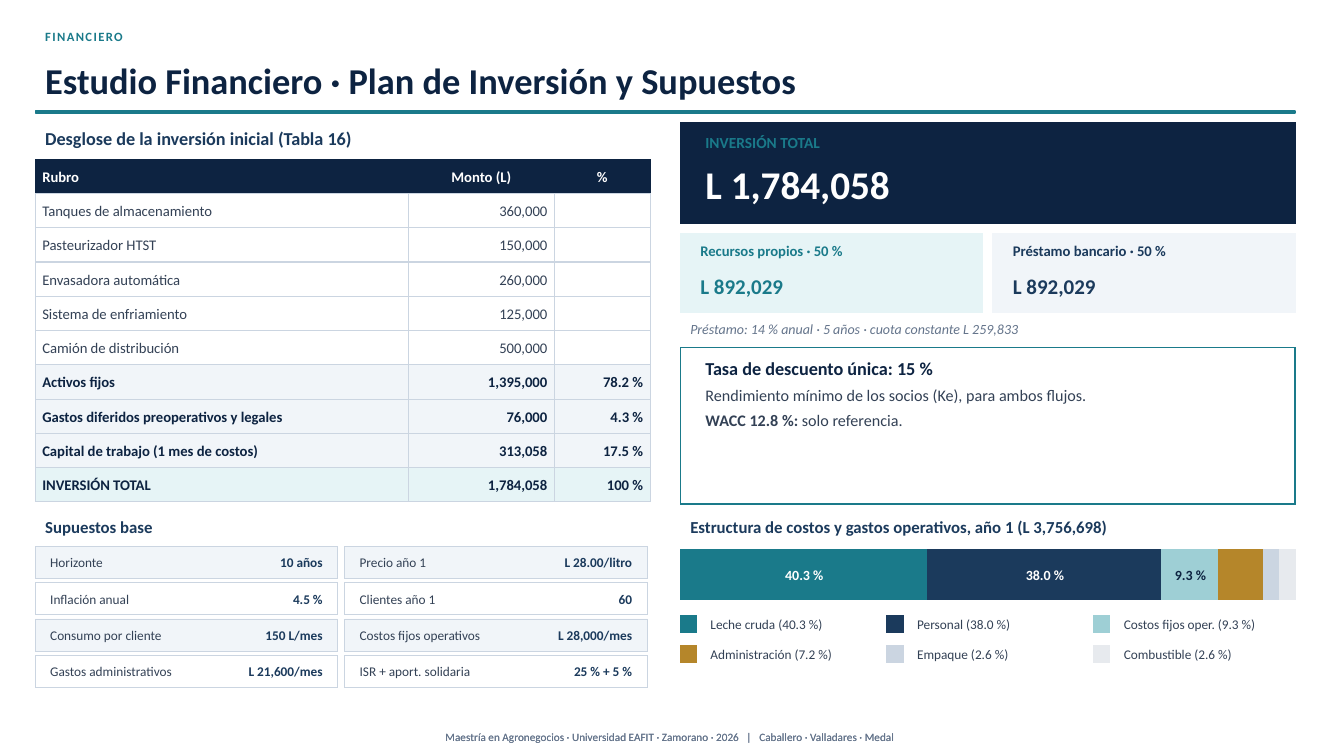
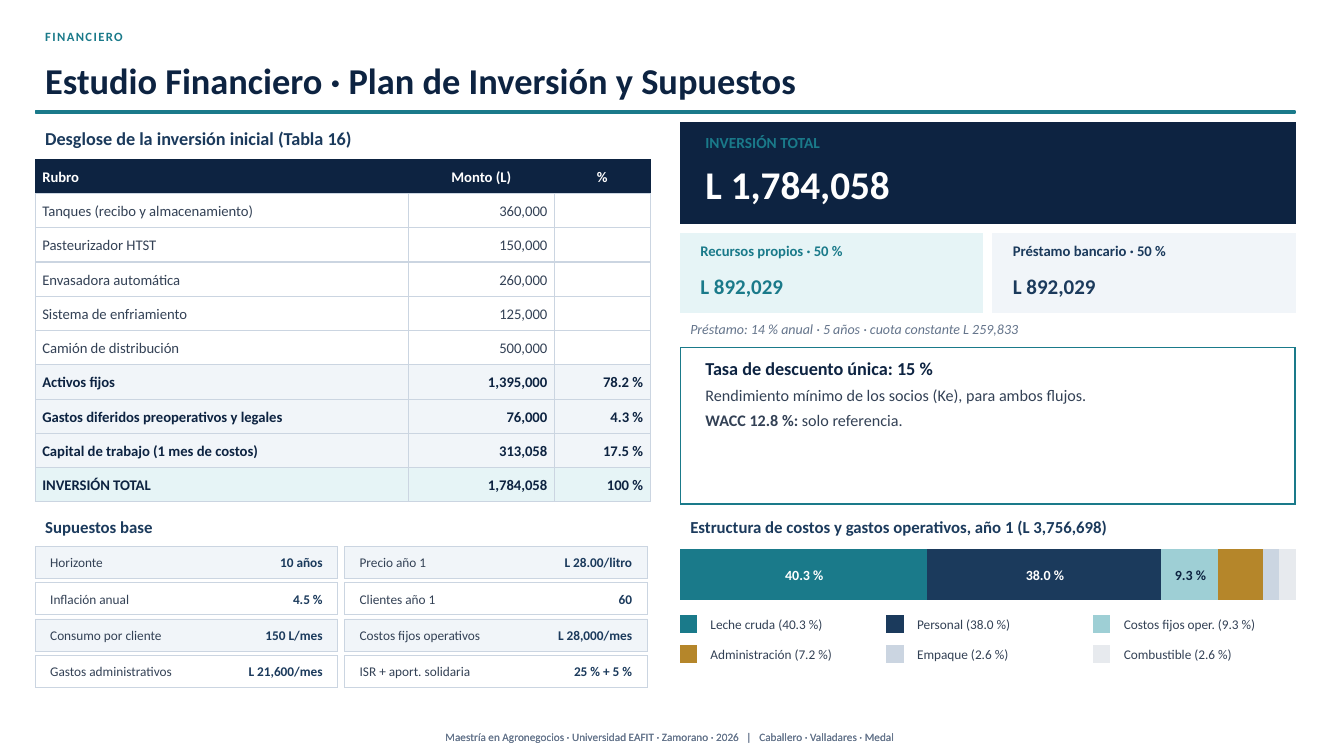
Before and after one commit to modelqdeluxe-ops/ss, a slide deck: slide 23 of Defensa_Tesis_Jaime_Fredy_Horacio_corregida.pptx. Drawn at 1344x756 pixels with LibreOffice and Linux fonts; fonts in the diff are those of the drawing. Boxes give left, top, right and bottom in pixels: in the first picture for what was removed or moved away, otherwise in the second. Text is boxed around its words. In the diff, an @@ line names an element or a change of style, - is before the commit and + after.

```diff
--- a/Defensa_Tesis_Jaime_Fredy_Horacio_corregida.pptx
+++ b/Defensa_Tesis_Jaime_Fredy_Horacio_corregida.pptx
@@ text at (42,205,253,219): text changed @@
-Tanques de almacenamiento
+Tanques (recibo y almacenamiento)
```
Also in this commit, not shown: 12 other slides changed, 1 other file.
